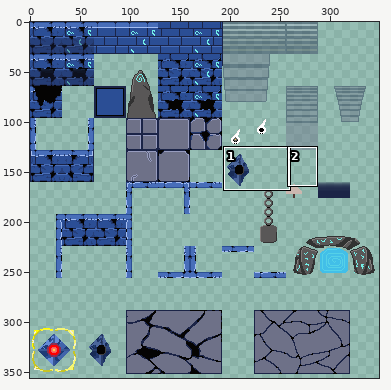
A sprite sheet gets an edit: projetZelda/assets/donjon.png. Above, an overview of the earlier version with the close-up marked.
Close-up. Earlier state:
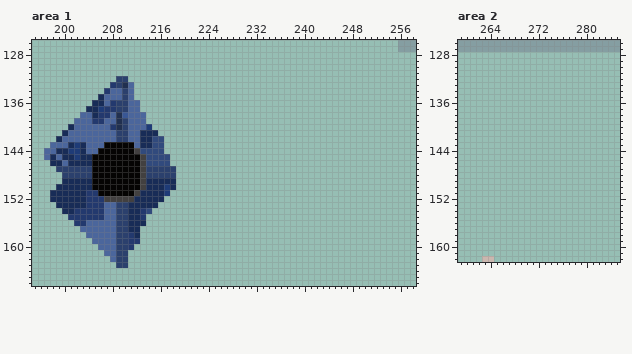
The file is 360x360 pixels. Colours within 5 levels of each other are drawn and written as one. Shown: area 1: x 195..258, y 126..166; area 2: x 259..285, y 126..162. The wide view leaves out empty margins.
After the commit:
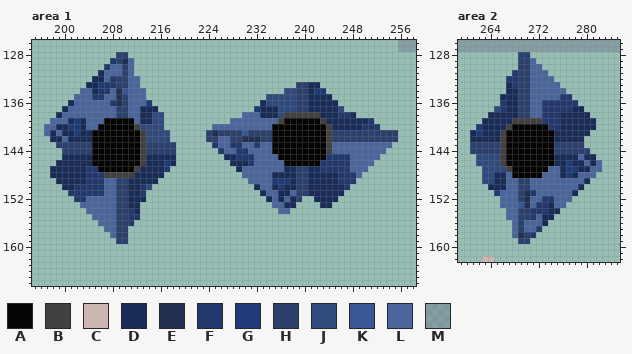
Palette (. is transparent): A #050403  B #424040  C #cbb7af  D #182c57  E #213050  F #23396e  G #1e3b77  H #2b406d  J #314a7d  K #395795  L #4b669c  M #6e71886a
Difference:
Changed rows in their new state; - is an unchanged pixel.
Area 1:
first column x 197:
128 ------------HH---------------------------------------------
129 -----------FHEL--------------------------------------------
130 ----------FLLHL--------------------------------------------
131 ---------DLLLHL--------------------------------------------
132 --------DDLF--LL-------------------------------------------
133 -------DDGF--H-L--------------------------HHDD-------------
134 ------LLDF--EK-LL-----------------------JJHHDGG------------
135 -----LLLFF--E--LL--------------------JJJJJHHDDDD-----------
136 ----DLLLLL--E---LG------------------DJJJJJHHDDDDD----------
137 ---DLLLLLLLL----DDD----------------GDDDJJJHHDDDDDJ---------
138 --DLLL--LLL-HH--DDJJ-------------LLLDDDJBBBBBBDDDFFD-------
139 -LLLDGD-LLAAAAA-DDJJ-----------LLLLLLLLBAAAAAABDDDDDDDF----
140 LLDDGGD--AAAAAABJJJJ--------LLLLLLLLLLAAAAAAAAABDDDDDFFF---
141 LDL-DGDDAAAAAAAABJJJJ------HEHHHHKHHHHAAAAAAAAABHHHHHHHHHHH
142 -D--DDDDAAAAAAAABJ--J------HHLLHHEEEHHAAAAAAAAABHHHHHHHHHHH
143 -.HHHHHHAA-----ABHHHHH------FLLFFLLFLLAAAAAAAAABLLLLLLLLLL-
144 ...HHHHHA------ABHHHHH-------FLLFFLLLLAAAAAAAAABLLLLLLLLL--
145 ...--D-----------DDDDD--------DDGFFLLLLAAAAAAAAFFFFLLLLL---
146 -.-D-------------DDDGD---------DDDFLLLLLAAAAAAFFFFFLLLL----
147 -DDDDDDFF------BDDDDG.----------DLLLLLLLDDHHDDFFFFFLLL-----
148 -DDDDDDFFFBBBBBDDDDD..-----------LLLLLDDDDHHDDDDDFFFL------
149 --D----FFFLLHHDDD--...------------LLLLGGGDHHDDDDDFFF-------
150 --.--FFFFFLLHHDDFJ....-------------DLLDGDDHHDDDDDDF--------
151 -...FFF--FLLHHDDF....---------------DLLDDLHHDDDDDD---------
152 -....FFLLLLLHHD--...-----------------DLDLDH--DDDD----------
153 --....LLLL------...-------------------LLDD----DD-----------
154 ---....LLL----F-..---------------------LL------------------
155 ----....LL----FF.------------------------------------------
156 -----....-----F..------------------------------------------
157 ------....----..-------------------------------------------
158 -------....---..-------------------------------------------
159 --------....--..-------------------------------------------
160 ---------......--------------------------------------------
161 ----------....---------------------------------------------
162 -----------...---------------------------------------------
163 ------------..---------------------------------------------
Area 2:
first column x 261:
128 --------HH------------
129 --------HHL-----------
130 --------HHLL----------
131 -------FHHLLL---------
132 ------FFHHLLLL--------
133 ------DFHHLLLLL-------
134 ------DDHHLLLLLL------
135 -----DDDHHLLLLLFF-----
136 -----FDDHHLLFFFFFF----
137 ----JFDDHHLLFFFFFDD---
138 ---DDDDDHHLLFFFDDDDD--
139 --DDDDDBBBBBFFFDDDDDD-
140 -GDDDDBAAAAAAFFDDDDDD-
141 DGDDDBAAAAAAAADDDDDD--
142 DDDDDBAAAAAAAADDDDD---
143 HHHHHBAAAAAAAAHHHHH---
144 HHHHHBAAAAAAAAHHHHHH--
145 -JJJJBAAAAAAAADDDDLDD-
146 -JJJJBAAAAAAAADDGDDLDL
147 --JJJJBAAAAAALLDGGDDLL
148 --JJDDLAAAAALLLDGDLLL-
149 --JJDDLLHHLLLLLLLLLD--
150 ---DDDLLHHLLLLLLLLD---
151 ----GLLLHEFLLLLLLD----
152 -----LLLHELLFFLLL-----
153 -----LLLKELFFDLL------
154 ------LLHHFFGDD-------
155 ------LLHHFLDD--------
156 -------LHLLLD---------
157 -------LHLLF----------
158 -------LEHF-----------
159 --------HH------------
Boxes around the changes in both close-ups, in picture pixels (x1, y1, x2, y2):
changed: (44, 52, 176, 268)
added: (206, 82, 398, 214)
added: (470, 52, 602, 244)
